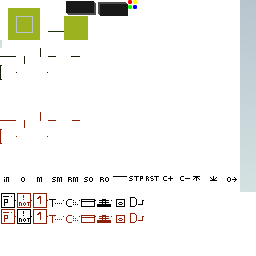
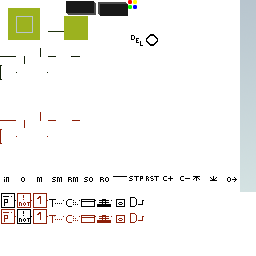
The second 256 × 256 image is a revision of the first. Changes to its layers:
painted on "Ebene" over [left=0, top=34, right=158, bottom=48]
